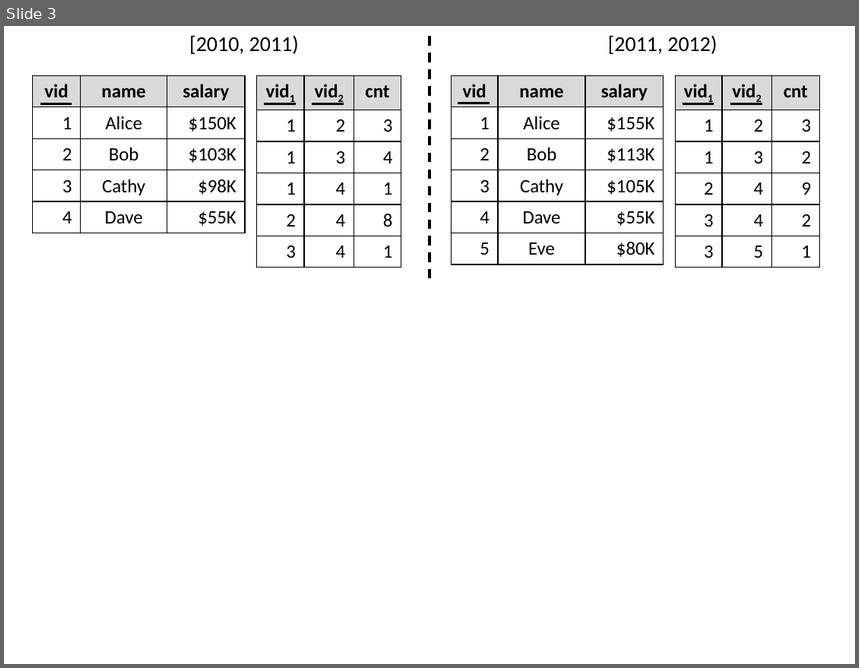
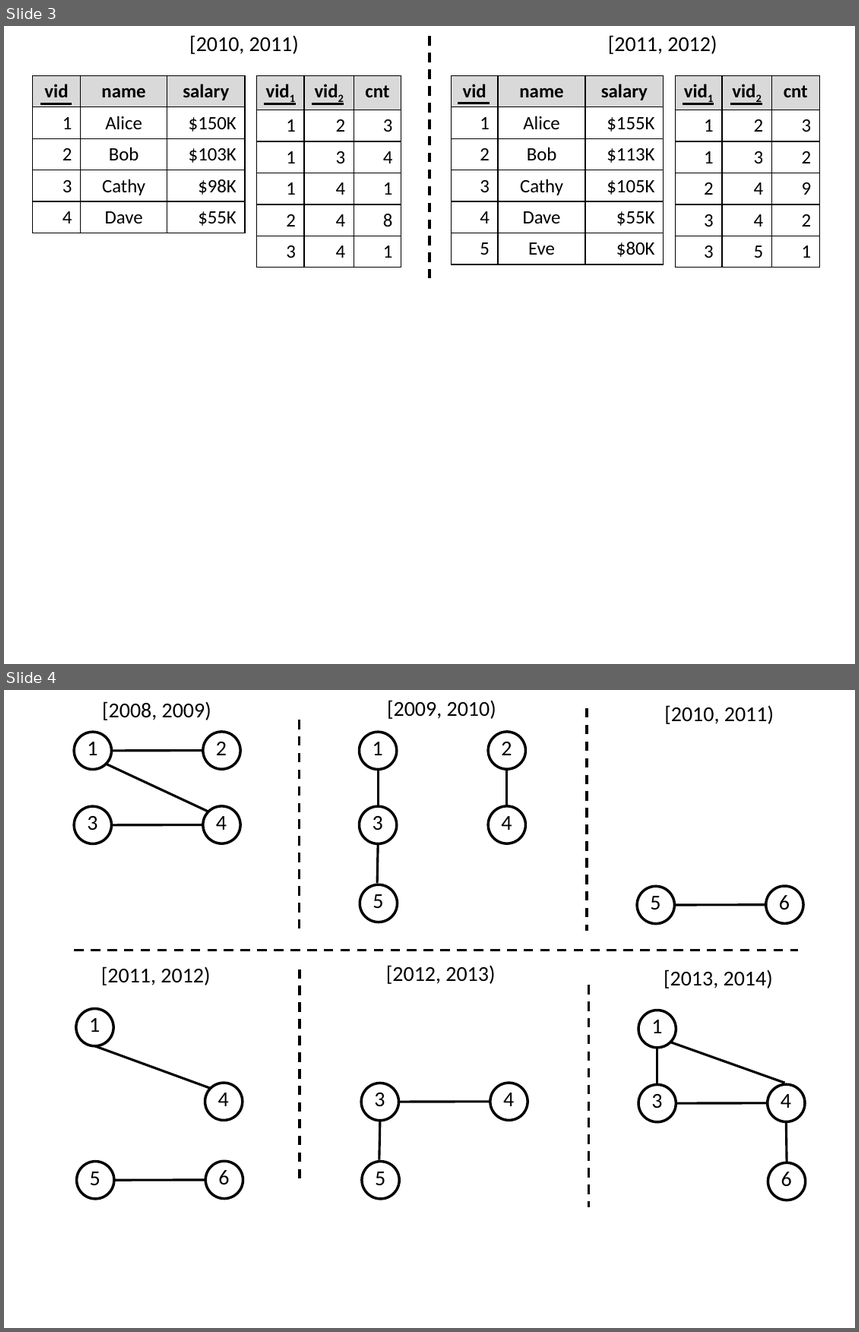
Before and after one commit to PortalDB/portal, a slide deck: paper/sigmod2016/figs/figures.pptx. Shown one above the other, each under a label of ours: slide 3 before the commit, slides 3 and 4 after it. The pictures are 859x668 and 859x1332 pixels, drawn with LibreOffice and Linux fonts; fonts in the diff are those of the drawing. Boxes give left, top, right and bottom in pixels: in the first picture for what was removed or moved away, otherwise in the second. Text is boxed around its words. In the diff, an @@ line names an element or a change of style, - is before the commit and + after.

```diff
--- a/paper/sigmod2016/figs/figures.pptx
+++ b/paper/sigmod2016/figs/figures.pptx
@@ slide 4 added at [4, 690, 855, 1328], background #FFFFFF @@
@@ text added at [102, 701, 211, 720], 18 pt, text #000000 @@
+[2008, 2009)
@@ text added at [387, 700, 496, 719], 18 pt, text #000000 @@
+[2009, 2010)
@@ line added from (587, 708) to (587, 931), #000000 2 pt dashed @@
@@ text added at [664, 705, 774, 724], 18 pt, text #000000 @@
+[2010, 2011)
@@ line added from (300, 720) to (300, 931), #000000 2 pt dashed @@
@@ line added from (106, 764) to (208, 812), #000000 2 pt @@
@@ group added at [359, 732, 526, 923]: 5 texts, 5 ellipses, 3 lines @@
+1
+2
+3
+4
+5
@@ group added at [74, 732, 240, 844]: 4 texts, 4 ellipses, 2 lines @@
+1
+2
+3
+4
@@ group added at [637, 886, 804, 924]: 2 texts, 2 ellipses, 1 line @@
+5
+6
@@ line added from (74, 951) to (798, 951), #000000 2 pt dashed @@
@@ text added at [101, 967, 210, 986], 18 pt, text #000000 @@
+[2011, 2012)
@@ line added from (300, 969) to (300, 1180), #000000 2 pt dashed @@
@@ text added at [386, 965, 495, 984], 18 pt, text #000000 @@
+[2012, 2013)
@@ line added from (588, 986) to (588, 1208), #000000 2 pt dashed @@
@@ text added at [664, 970, 773, 989], 18 pt, text #000000 @@
+[2013, 2014)
@@ group added at [76, 1009, 243, 1199]: 4 texts, 4 ellipses, 2 lines @@
+1
+4
+5
+6
@@ group added at [361, 1083, 528, 1199]: 3 texts, 3 ellipses, 2 lines @@
+3
+4
+5
@@ group added at [639, 1010, 806, 1201]: 4 texts, 4 ellipses, 4 lines @@
+1
+3
+4
+6
```
Also in this commit, not shown: 1 other file.
